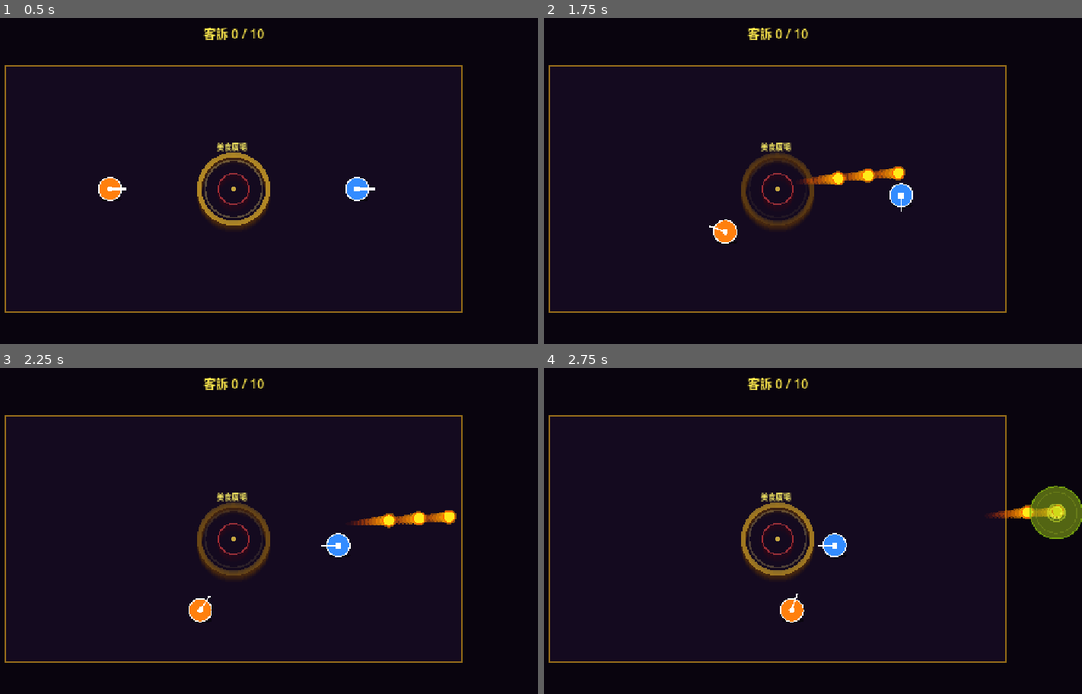
Above: before the commit, frames 1-4 (two rows, left to right).
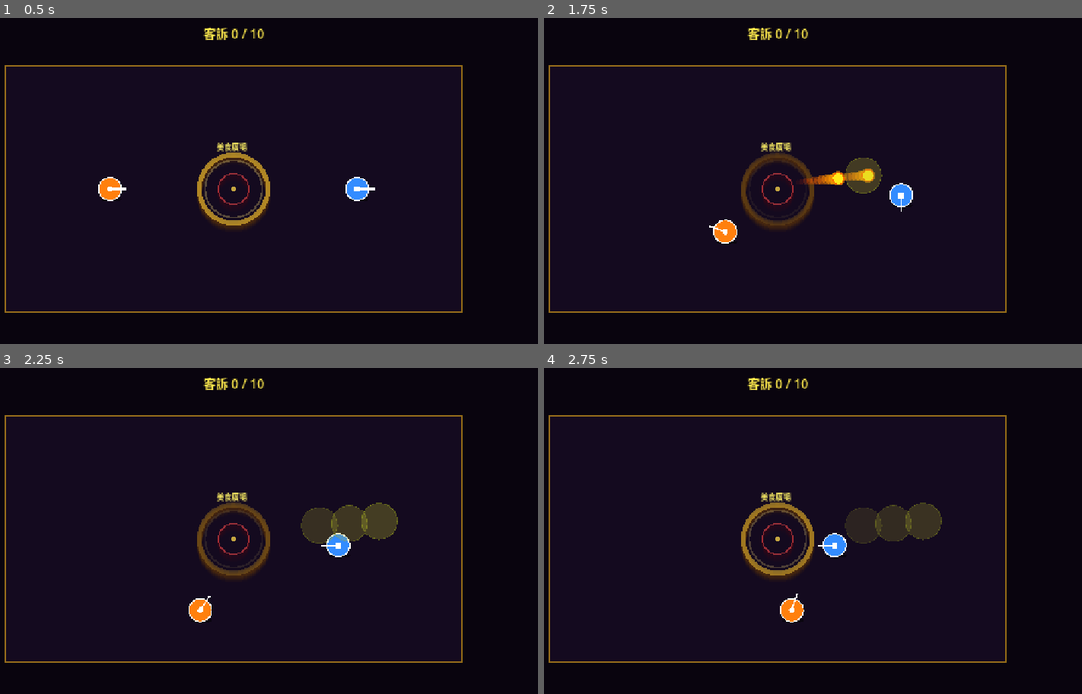
Above: after the commit, the same moments.

Repository: WatsonChen/chaotic-night-market-v2
Game: Godot game, scene res://scenes/main.tscn
Same seed, same stepped clock (60 frames per second), same inputs: the game is played once before the commit and once after it.
Inputs (mouse positions are in pixels of both pictures, inside the frame that each line leads up to):
- Up to frame 1 (0.5 s): no input
- Up to frame 2 (1.75 s): tap Enter at 0.5 s; move the mouse to (909, 171) at 0.52 s; press the mouse at (909, 171) at 0.53 s; hold D (p1_right) 0.53-1.28 s; move the mouse to (656, 207) at 1.27 s; release the mouse at (656, 207) at 1.28 s; hold S (p1_down) from 1.28 s (still down); tap K (p2_down) at 1.35 s
- Up to frame 3 (2.25 s): move the mouse to (295, 462) at 2.02 s; release S (p1_down) at 2.03 s; hold D (p1_right) from 2.03 s (still down); hold J (p2_left) from 2.03 s (still down)
- Up to frame 4 (2.75 s): keep holding D (p1_right); keep holding J (p2_left)

Frame 1 is identical in both runs. In frame 2, 0.6% of the frame differs, in the area x 55-68%, y 42-54%; in frame 3, 2.0%; in frame 4, 3.2%, in the area x 55-100%, y 36-54%.

Commit message:
強化：視覺回饋分級與命中 Juice
命中優先順序（視覺重量）：
  玩家 > 敵人 > 落地滑地 > 邊界（最弱）

玩家命中：
- hit_effect is_player_hit=true：12 粒子、110px 白色衝擊圈、大閃光
- Hit Stop 3 幀（~0.05s）
- PLAYER_KNOCKBACK 750→950、KNOCKBACK_DECAY 8→6.5（飛更遠更久）
- STUN_DURATION 0.30s→0.38s、SPIN_SPEED_DEG 900→1050
- 壓扁動畫加到 5 段（2.10, 0.28 → 0.55, 1.70 → 歸位）

敵人命中：
- hit_effect scale=1.0 標準版，持續 0.22s
- Hit Stop 2 幀（~0.033s）

落地滑地：
- PUDDLE_SPAWN_TIME 2s→1s（在場地中央生成，不再貼邊界）
- RADIUS 55→38、LIFETIME 3s→2s、alpha 0.52→0.30（降調）
- 移除脈衝環動畫（不搶注意力）

邊界消散：
- 4 顆極小點（scale=0.28），0.10s 消失，無持續殘影

Co-Authored-By: Claude Sonnet 4.6 <noreply@anthropic.com>

Diff:
--- a/scripts/grease_puddle.gd
+++ b/scripts/grease_puddle.gd
@@ -1,32 +1,32 @@
 extends Node2D
 
 # ===================================================
-# grease_puddle.gd — 滑溜滑地效果
+# grease_puddle.gd — 落地滑溜區域
 #
-# 子彈 2 秒未命中任何目標時，在落地點生成。
-# 同時間最多 MAX_PUDDLES 個，超過則最新的直接放棄。
+# 子彈 1 秒未命中時落地，在場地中央附近生成。
+# 視覺刻意降調（不搶主角），同時間最多 5 個。
 #
-# 範圍內的玩家與敵人每幀受到隨機方向的滑力推擠，
-# 模擬失去抓地力的混亂感。
+# ── 可調整數值 ──────────────────────────────────────
+#   RADIUS      滑地半徑（目前 38px）
+#   LIFETIME    持續時間（目前 2.0s）
+#   SLIP_ACCEL  滑力強度（目前 900 px/s²）
 # ===================================================
 
-const RADIUS       = 55.0   # 滑地半徑
-const LIFETIME     = 3.0    # 持續時間（秒）
-const SLIP_ACCEL   = 1100.0 # 滑力加速度（px/s²，乘 delta 後傳入 apply_push）
-const DIR_CHANGE_T = 0.12   # 滑力方向更換間隔（秒）
+const RADIUS       = 38.0    # ← 調這裡改滑地大小
+const LIFETIME     = 2.0     # ← 調這裡改滑地持續時間（s）
+const SLIP_ACCEL   = 900.0   # ← 調這裡改滑力強度
+const DIR_CHANGE_T = 0.14    # 滑力方向更換間隔（秒）
 
 const MAX_PUDDLES = 5
 
-# 靜態計數器：追蹤目前存活的滑地數量
 static var active_count : int = 0
 
-var _time          : float   = 0.0
-var _dir_timer     : float   = 0.0
-var _slip_dir      : Vector2 = Vector2.RIGHT
+var _time      : float   = 0.0
+var _dir_timer : float   = 0.0
+var _slip_dir  : Vector2 = Vector2.RIGHT
 
 
 func _ready() -> void:
-	# 超過上限則立即自毀
 	if active_count >= MAX_PUDDLES:
 		queue_free()
 		return
@@ -35,7 +35,6 @@
 
 
 func _notification(what: int) -> void:
-	# 無論因何消亡，都遞減計數
 	if what == NOTIFICATION_PREDELETE:
 		active_count = max(0, active_count - 1)
 
@@ -45,57 +44,33 @@
 	_dir_timer -= delta
 	queue_redraw()
 
-	# 更換滑力方向
 	if _dir_timer <= 0.0:
 		_slip_dir  = Vector2(randf_range(-1.0, 1.0), randf_range(-1.0, 1.0)).normalized()
 		_dir_timer = randf_range(DIR_CHANGE_T * 0.7, DIR_CHANGE_T * 1.3)
 
-	# 生命週期結束
 	if _time >= LIFETIME:
 		queue_free()
 		return
 
-	# ── 對範圍內物體施加滑力 ──────────────────────
 	var force = SLIP_ACCEL * delta
 
 	for player in get_tree().get_nodes_in_group("players"):
 		var dist = global_position.distance_to(player.global_position)
 		if dist < RADIUS:
-			# 離中心越近滑力越強
-			var strength = 1.0 - dist / RADIUS
-			player.apply_push(_slip_dir, force * strength)
+			player.apply_push(_slip_dir, force * (1.0 - dist / RADIUS))
 
 	for enemy in get_tree().get_nodes_in_group("enemies"):
 		var dist = global_position.distance_to(enemy.global_position)
 		if dist < RADIUS:
-			var strength = 1.0 - dist / RADIUS
-			enemy.apply_push(_slip_dir, force * strength)
+			enemy.apply_push(_slip_dir, force * (1.0 - dist / RADIUS))
 
 
 func _draw() -> void:
 	var life_ratio = _time / LIFETIME   # 0 → 1
+	# ── 主體：半透明低飽和黃，快速淡出
+	var alpha = lerp(0.30, 0.04, life_ratio)
+	draw_circle(Vector2.ZERO, RADIUS, Color(0.72, 0.72, 0.18, alpha))
 
-	# ── 主體（半透明黃綠色油漬）──────────────────
-	# 隨時間淡出
-	var base_alpha = lerp(0.52, 0.12, life_ratio)
-	draw_circle(Vector2.ZERO, RADIUS, Color(0.62, 0.78, 0.1, base_alpha))
-
-	# ── 脈衝同心環（生命前半段更明顯）
-	var ring_alpha = (1.0 - life_ratio) * 0.70
-	for i in 3:
-		var phase = fmod(_time * 1.4 + float(i) * 0.55, 1.0)
-		var r     = phase * RADIUS
-		var a     = (1.0 - phase) * ring_alpha
-		draw_arc(Vector2.ZERO, r, 0.0, TAU, 28,
-			Color(0.9, 1.0, 0.2, a), lerp(5.0, 1.0, phase))
-
-	# ── 外邊框（讓玩家看清楚範圍）
-	draw_arc(Vector2.ZERO, RADIUS, 0.0, TAU, 36,
-		Color(0.5, 0.7, 0.05, (1.0 - life_ratio) * 0.85), 2.5)
-
-	# ── 中央「滑」字（以點陣星形代替）
-	var star_alpha = (1.0 - life_ratio) * 0.6
-	for i in 4:
-		var angle = float(i) * PI / 4.0 + _time * 1.2
-		var pt    = Vector2(cos(angle), sin(angle)) * 10.0
-		draw_circle(pt, 3.0, Color(1.0, 1.0, 0.3, star_alpha))
+	# ── 外邊框：細線，隨時間淡出
+	draw_arc(Vector2.ZERO, RADIUS, 0.0, TAU, 32,
+		Color(0.6, 0.65, 0.1, (1.0 - life_ratio) * 0.50), 1.5)
--- a/scripts/hit_effect.gd
+++ b/scripts/hit_effect.gd
@@ -3,50 +3,87 @@
 # ===================================================
 # hit_effect.gd — 命中爆炸效果
 #
-# 由 projectile.gd 在命中時生成，自動消亡。
-# 不需要場景檔，直接 Node2D.new() + set_script() 使用。
+# 依 is_player_hit 分為兩個等級：
+#   玩家命中（最誇張）：大爆炸 + 白色衝擊圈 + 12 粒子 + 0.40s
+#   敵人命中：中型爆炸 + 8 粒子 + 0.22s
+#   邊界 fizzle（effect_scale ≤ 0.35）：極小極快，不搶注意力
 # ===================================================
 
-const DURATION = 0.28   # 效果總時間（秒）
+## 由外部在 add_child 之前設定
+var is_player_hit : bool  = false
+var effect_scale  : float = 1.0   # fizzle 用 0.3，敵人 1.0，玩家 1.0（靠 is_player_hit 放大）
 
-var color    : Color   = Color(1.0, 0.88, 0.1)  # 預設黃色，可由外部覆寫
-var _t       : float   = 0.0
-var _is_enemy_hit : bool = false   # 敵人命中 → 紅色系
+var _t        : float = 0.0
+var _duration : float = 0.22
+
+
+func _ready() -> void:
+	# 依等級決定持續時間
+	if effect_scale <= 0.35:
+		_duration = 0.10     # fizzle：極快消失
+	elif is_player_hit:
+		_duration = 0.40     # 玩家命中：最久
+	else:
+		_duration = 0.22     # 敵人命中：中等
 
 
 func _process(delta: float) -> void:
 	_t += delta
 	queue_redraw()
-	if _t >= DURATION:
+	if _t >= _duration:
 		queue_free()
 
 
 func _draw() -> void:
-	var p = _t / DURATION   # 進度 0 → 1
+	var p = _t / _duration   # 0 → 1
 
-	# ── 8 顆粒子向外飛射 ─────────────────────────
-	for i in 8:
-		var angle = float(i) / 8.0 * TAU + p * 0.8
-		var dist  = p * 62.0
+	# ── fizzle（邊界退場）：只畫 4 顆小點，快速消失 ──
+	if effect_scale <= 0.35:
+		for i in 4:
+			var angle = float(i) / 4.0 * TAU
+			var dist  = p * 14.0
+			var pos   = Vector2(cos(angle), sin(angle)) * dist
+			draw_circle(pos, lerp(3.5, 0.5, p), Color(0.7, 0.55, 0.1, (1.0 - p) * 0.55))
+		return
+
+	# ── 共用：粒子數量 & 飛射距離依等級縮放 ──────────
+	var scale_m   = 1.8  if is_player_hit else 1.0
+	var p_count   = 12   if is_player_hit else 8
+	var fly_dist  = 90.0 if is_player_hit else 58.0
+	var ring_max  = 80.0 if is_player_hit else 50.0
+
+	# ── 粒子向外飛射 ──────────────────────────────────
+	for i in p_count:
+		var angle = float(i) / float(p_count) * TAU + p * 0.9
+		var dist  = p * fly_dist * scale_m
 		var pos   = Vector2(cos(angle), sin(angle)) * dist
-		var sz    = lerp(9.0, 2.0, p)
+		var sz    = lerp(10.0, 1.5, p) * scale_m
 		var alpha = (1.0 - p) * 0.95
-		var r     = 1.0
-		var g     = lerp(color.g, 0.1, p)
-		draw_circle(pos, sz, Color(r, g, 0.0, alpha))
+		var g_col = lerp(0.8, 0.05, p)
+		draw_circle(pos, sz, Color(1.0, g_col, 0.0, alpha))
 
-	# ── 2 圈擴散衝擊環 ───────────────────────────
+	# ── 衝擊環（2 圈）────────────────────────────────
 	for i in 2:
 		var phase = clamp(p * 1.6 - float(i) * 0.4, 0.0, 1.0)
 		if phase <= 0.0:
 			continue
-		var r     = phase * 52.0
+		var r     = phase * ring_max * scale_m
 		var alpha = (1.0 - phase) * 1.1
-		var width = lerp(6.0, 1.0, phase)
-		var ring_col = Color(1.0, lerp(0.65, 0.1, phase), 0.0, alpha)
-		draw_arc(Vector2.ZERO, r, 0.0, TAU, 28, ring_col, width)
+		var width = lerp(7.0, 1.0, phase) * scale_m
+		draw_arc(Vector2.ZERO, r, 0.0, TAU, 32,
+			Color(1.0, lerp(0.65, 0.05, phase), 0.0, alpha), width)
 
-	# ── 中心亮點（命中瞬間白色閃爍）────────────
-	if p < 0.15:
-		var flash_alpha = (1.0 - p / 0.15) * 0.85
-		draw_circle(Vector2.ZERO, lerp(20.0, 2.0, p / 0.15), Color(1.0, 1.0, 1.0, flash_alpha))
+	# ── 玩家命中專屬：外層白色衝擊圈 ────────────────
+	if is_player_hit:
+		var wp = clamp(p * 2.2, 0.0, 1.0)
+		var wr = wp * 110.0
+		var wa = (1.0 - wp) * 0.90
+		draw_arc(Vector2.ZERO, wr, 0.0, TAU, 40,
+			Color(1.0, 1.0, 1.0, wa), lerp(9.0, 0.5, wp))
+
+	# ── 中心白色閃光（命中瞬間）──────────────────────
+	var flash_window = 0.12 if is_player_hit else 0.10
+	if p < flash_window:
+		var fp = p / flash_window
+		var fr = lerp(26.0 * scale_m, 2.0, fp)
+		draw_circle(Vector2.ZERO, fr, Color(1.0, 1.0, 1.0, (1.0 - fp) * 0.9))
--- a/scripts/player.gd
+++ b/scripts/player.gd
@@ -20,12 +20,12 @@
 const SPEED            = 200.0
 const RADIUS           = 24.0
 const SHOOT_COOLDOWN   = 0.30
-const KNOCKBACK_DECAY  = 8.0
+const KNOCKBACK_DECAY  = 6.5    # ← 數字越小飛越遠（衰減越慢）
 const PUSH_DECAY       = 5.0
 const PUSH_MAX         = 280.0
 
-const STUN_DURATION    = 0.30    # 昏厥時間（秒）
-const SPIN_SPEED_DEG   = 900.0   # 旋轉速度（度/秒）
+const STUN_DURATION    = 0.38    # ← 調這裡改昏厥時間（秒）
+const SPIN_SPEED_DEG   = 1050.0  # ← 調這裡改旋轉速度（度/秒）
 
 const ARENA_X_MIN = 160.0
 const ARENA_X_MAX = 1120.0
@@ -161,16 +161,14 @@
 	_stun_timer  = STUN_DURATION
 	_spin_angle  = 0.0
 
-	# 壓扁彈回動畫（用 Tween 驅動 _display_scale）
+	# 壓扁彈回動畫（Tween 驅動 _display_scale）
+	# 數值說明：Vector2(橫向, 縱向)，1.0 = 原始大小
 	var tw = create_tween()
-	# 衝擊瞬間：橫向壓扁（誇張）
-	tw.tween_property(self, "_display_scale", Vector2(1.85, 0.40), 0.055)
-	# 回彈超過：縱向拉長
-	tw.tween_property(self, "_display_scale", Vector2(0.65, 1.50), 0.085)
-	# 二次回彈
-	tw.tween_property(self, "_display_scale", Vector2(1.15, 0.88), 0.08)
-	# 歸位
-	tw.tween_property(self, "_display_scale", Vector2(1.0,  1.0),  0.10)
+	tw.tween_property(self, "_display_scale", Vector2(2.10, 0.28), 0.05)   # 衝擊壓扁（誇張）
+	tw.tween_property(self, "_display_scale", Vector2(0.55, 1.70), 0.09)   # 縱向彈出
+	tw.tween_property(self, "_display_scale", Vector2(1.20, 0.82), 0.09)   # 二次壓
+	tw.tween_property(self, "_display_scale", Vector2(0.90, 1.12), 0.07)   # 三次回
+	tw.tween_property(self, "_display_scale", Vector2(1.0,  1.0),  0.09)   # 歸位
 
 
 # ── 發射食物投射物 ────────────────────────────────
--- a/scripts/projectile.gd
+++ b/scripts/projectile.gd
@@ -3,28 +3,33 @@
 # ===================================================
 # projectile.gd — 食物投射物
 #
-# 命中流程：
-#   1. 生成 HitEffect 爆炸效果
-#   2. 觸發全場 Hit Stop（約 3 幀，~0.05s）
-#   3. 通知目標播放受擊動畫
-#   4. 自身消失
+# 命中優先順序（視覺重量）：
+#   玩家命中（最誇張） > 敵人命中 > 落地滑地 > 邊界消散（最弱）
+#
+# ── 可調整數值 ──────────────────────────────────────
+#   PLAYER_KNOCKBACK   玩家被打飛的力度（目前 950）
+#   PLAYER_HIT_STOP    玩家命中的 hit stop 幀數（目前 3 幀 ≈ 0.05s）
+#   ENEMY_HIT_STOP     敵人命中的 hit stop 幀數（目前 2 幀 ≈ 0.033s）
+#   PUDDLE_SPAWN_TIME  幾秒後未命中就落地（目前 1.0s）
 # ===================================================
 
 const SPEED              = 400.0
 const LIFETIME           = 3.0
 const SHOOTER_GRACE_TIME = 0.15
-const PLAYER_KNOCKBACK   = 750.0   # 友火擊退力（誇張）
-const RADIUS             = 12.0    # ↑ 放大（8→12）
+const PLAYER_KNOCKBACK   = 950.0   # ← 調這裡改友火擊退強度
+const RADIUS             = 12.0
 
-# 尾跡參數
+const PLAYER_HIT_STOP    = 3      # ← 調這裡改玩家命中 hit stop 幀數
+const ENEMY_HIT_STOP     = 2      # ← 調這裡改敵人命中 hit stop 幀數
+
+# 飛行超過此秒數未命中 → 在當下位置落地成滑地（出現在場地中央附近）
+const PUDDLE_SPAWN_TIME  = 1.0    # ← 調這裡改落地時機（s）
+
 const TRAIL_STEPS   = 11
 const TRAIL_SPACING = 8.5
 
 const HIT_EFFECT_SCRIPT    = preload("res://scripts/hit_effect.gd")
 const GREASE_PUDDLE_SCRIPT = preload("res://scripts/grease_puddle.gd")
-
-# 子彈飛行超過此時間未命中 → 落地變成滑地
-const PUDDLE_SPAWN_TIME = 2.0
 
 var direction : Vector2 = Vector2.RIGHT
 var shooter             = null
@@ -32,9 +37,8 @@
 var _lifetime        : float = 0.0
 var _grace_timer     : float = SHOOTER_GRACE_TIME
 var _can_hit_shooter : bool  = false
-var _dead            : bool  = false   # 防止 body_entered 重複觸發
+var _dead            : bool  = false
 
-# ── 靜態 hit stop 狀態（全部 projectile 共享）──────
 static var _hit_stop_active : bool = false
 
 
@@ -51,7 +55,7 @@
 		if _grace_timer <= 0.0:
 			_can_hit_shooter = true
 
-	# 飛行 2 秒未命中 → 落地生成滑溜水漬
+	# 飛行 1 秒未命中 → 落地生成滑地（在場地中央附近，不在邊界）
 	if not _dead and _lifetime >= PUDDLE_SPAWN_TIME:
 		_dead = true
 		_spawn_grease_puddle()
@@ -67,7 +71,10 @@
 		return
 	position += direction * SPEED * delta
 
+	# 超出畫面邊界 → 極小 fizzle，安靜消失
 	if position.x < -80 or position.x > 1360 or position.y < -80 or position.y > 800:
+		_dead = true
+		_spawn_hit_effect(false, 0.28)   # fizzle scale = 0.28（極小）
 		queue_free()
 
 
@@ -78,16 +85,15 @@
 	for i in range(TRAIL_STEPS):
 		var t      = float(i + 1) / float(TRAIL_STEPS)
 		var offset = tail_dir * float(i + 1) * TRAIL_SPACING
-		var alpha  = (1.0 - t) * 0.70
+		var alpha  = (1.0 - t) * 0.72
 		var size   = RADIUS * (1.0 - t * 0.65)
 		var g_col  = lerp(0.72, 0.1, t)
 		draw_circle(offset, size, Color(1.0, g_col, 0.0, alpha))
 
-	# ── 主體（最前、最亮）
+	# ── 主體
 	draw_circle(Vector2.ZERO, RADIUS, Color(1.0, 0.92, 0.1))
-	# 光暈環
-	draw_arc(Vector2.ZERO, RADIUS + 2.0, 0.0, TAU, 20, Color(1.0, 0.6, 0.0, 0.5), 3.0)
-	draw_arc(Vector2.ZERO, RADIUS,        0.0, TAU, 20, Color(1.0, 0.4, 0.0, 1.0), 2.0)
+	draw_arc(Vector2.ZERO, RADIUS + 2.0, 0.0, TAU, 20, Color(1.0, 0.6, 0.0, 0.50), 3.0)
+	draw_arc(Vector2.ZERO, RADIUS,        0.0, TAU, 20, Color(1.0, 0.4, 0.0, 1.00), 2.0)
 
 
 # ── 碰撞處理 ─────────────────────────────────────
@@ -100,24 +106,32 @@
 
 	if body.is_in_group("enemies"):
 		_dead = true
-		_spawn_hit_effect()
-		body.take_hit(direction.normalized())  # 傳入方向供飛出動畫
-		_do_hit_stop_and_free()
+		_spawn_hit_effect(false, 1.0)          # 敵人命中：標準大小
+		body.take_hit(direction.normalized())
+		_do_hit_stop_and_free(ENEMY_HIT_STOP)
 
 	elif body.is_in_group("players"):
 		_dead = true
-		_spawn_hit_effect()
+		_spawn_hit_effect(true, 1.0)           # 玩家命中：最誇張版本
 		body.apply_knockback(direction.normalized(), PLAYER_KNOCKBACK)
-		_do_hit_stop_and_free()
+		_do_hit_stop_and_free(PLAYER_HIT_STOP)
 
 
 # ── 生成爆炸效果 ──────────────────────────────────
+# is_player: 玩家命中傳 true（啟用大版本）
+# scale:     傳 ≤ 0.35 → fizzle 模式（邊界退場用）
 
-func _spawn_hit_effect() -> void:
+func _spawn_hit_effect(is_player: bool, scale: float) -> void:
 	var fx = Node2D.new()
 	fx.set_script(HIT_EFFECT_SCRIPT)
+	# 在 add_child 前設定屬性（_ready 會用到）
+	fx.set_meta("is_player_hit", is_player)
+	fx.set_meta("effect_scale",  scale)
 	fx.global_position = global_position
 	get_tree().current_scene.add_child(fx)
+	# add_child 後再把值同步給腳本變數（set_meta 只是暫存）
+	fx.is_player_hit = is_player
+	fx.effect_scale  = scale
 
 
 # ── 生成落地滑地 ──────────────────────────────────
@@ -129,13 +143,10 @@
 	get_tree().current_scene.add_child(puddle)
 
 
-# ── Hit Stop（全場暫停 ~3 幀）─────────────────────
-# 使用 static 防止同幀多個命中重複觸發
-# await get_tree().process_frame 不受 time_scale 影響，
-# 保證即使 time_scale=0 仍能等待真實幀
+# ── Hit Stop ──────────────────────────────────────
+# frames：暫停的真實渲染幀數（玩家 3，敵人 2，不同強度）
 
-func _do_hit_stop_and_free() -> void:
-	# 隱藏自身，停止物理（但 coroutine 繼續跑）
+func _do_hit_stop_and_free(frames: int) -> void:
 	hide()
 	set_physics_process(false)
 	set_process(false)
@@ -143,10 +154,8 @@
 	if not _hit_stop_active:
 		_hit_stop_active = true
 		Engine.time_scale = 0.0
-		# 等待 3 個真實渲染幀（約 0.05s @ 60fps）
-		await get_tree().process_frame
-		await get_tree().process_frame
-		await get_tree().process_frame
+		for _i in frames:
+			await get_tree().process_frame
 		Engine.time_scale = 1.0
 		_hit_stop_active = false
 
Not shown, added: scripts/grease_puddle.gd.uid
